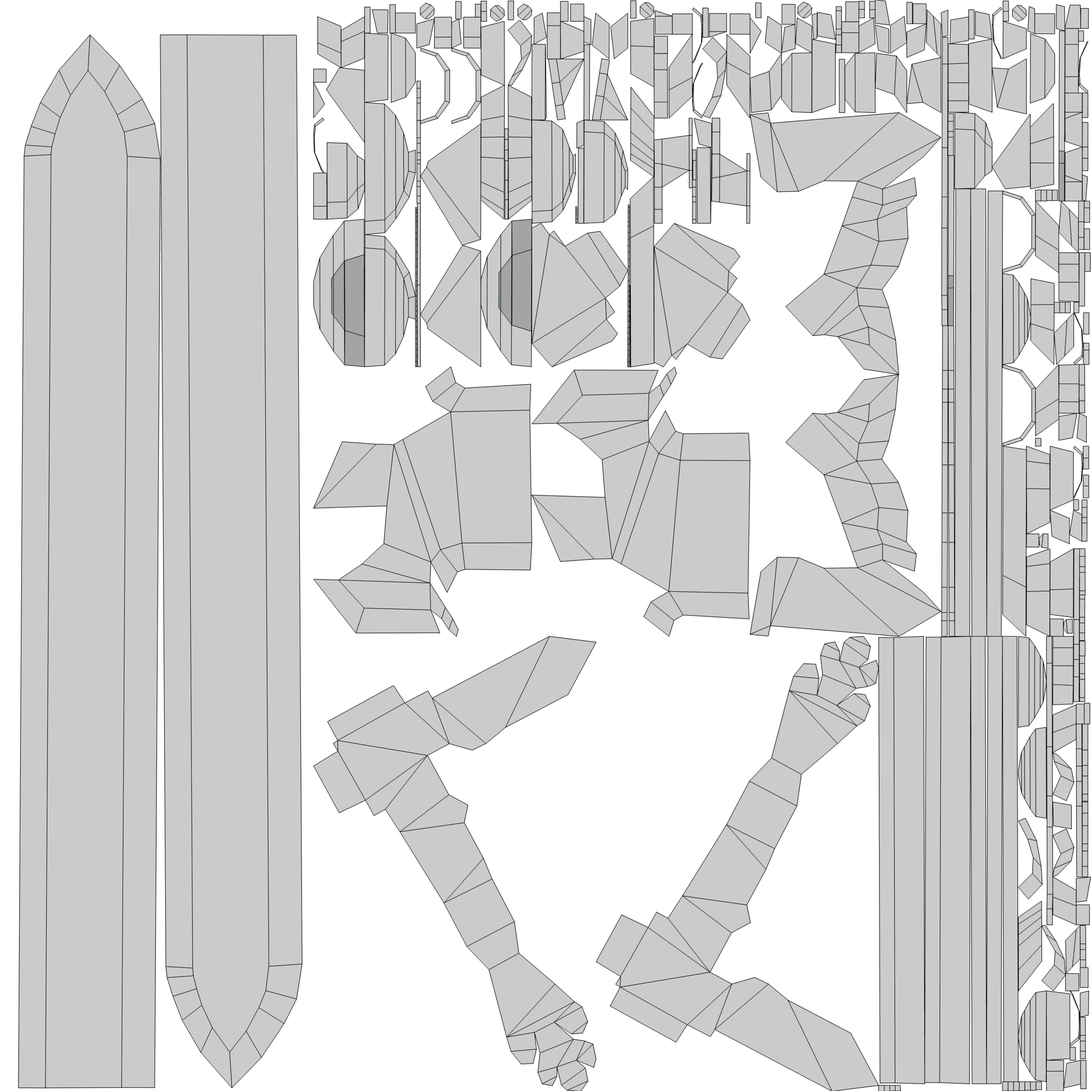
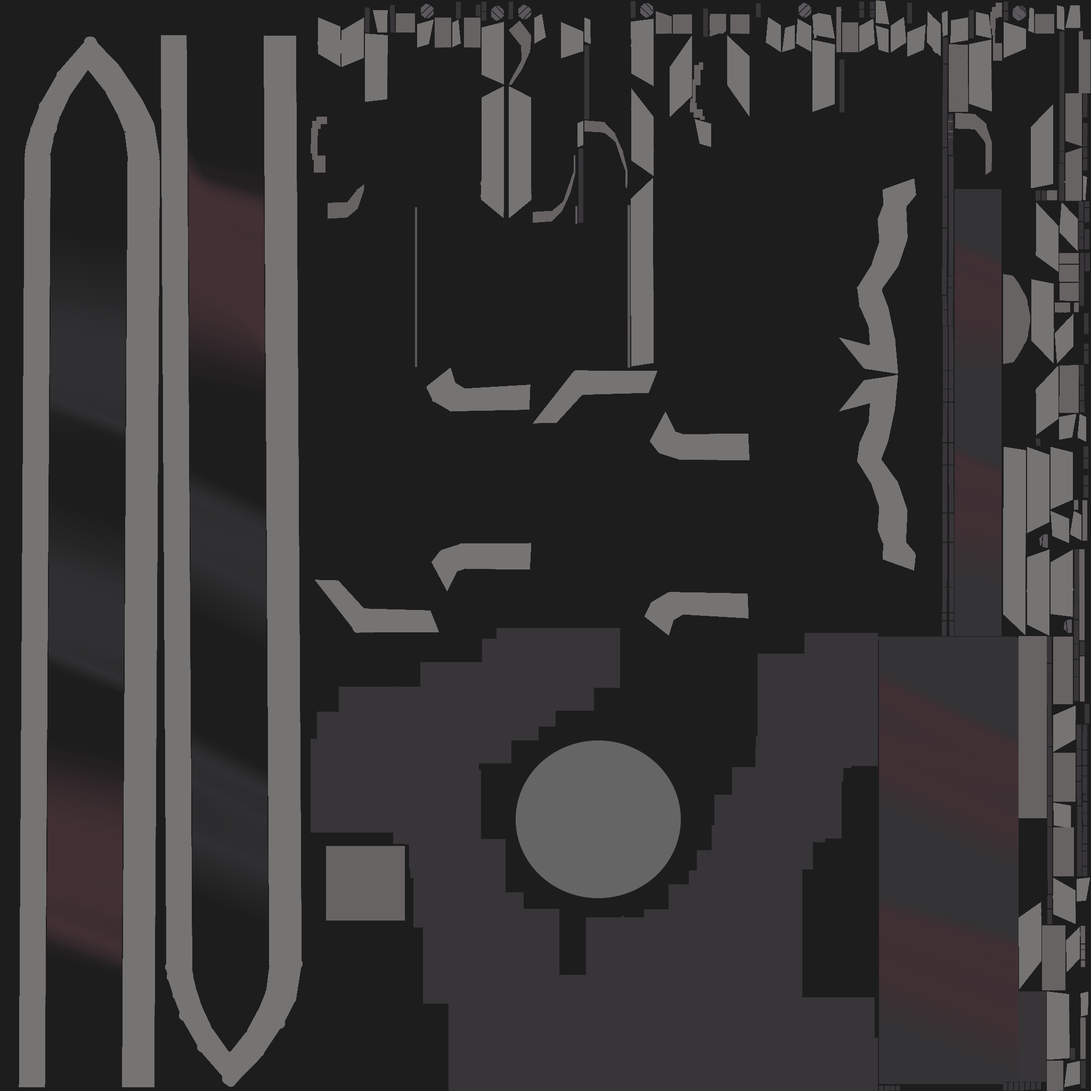
Comparing the layer stacks of the two 1091px x 1091px images. Changes:
hid "Elucidator_UVMAP.png" over [17, 0, 1091, 1091]
added layer "손잡이" above "손잡이날" over [878, 189, 1020, 1085]
added layer "손잡이날" above "손잡이동글" over [310, 1, 1091, 1091]
added layer "손잡이동글" above "손잡이뵤족" over [415, 2, 1073, 899]
added layer "손잡이뵤족" above "칼날" over [310, 2, 1091, 1091]
added layer "칼날" above "배경" over [18, 0, 1091, 1088]
painted on "배경" over [0, 0, 1091, 1091]
